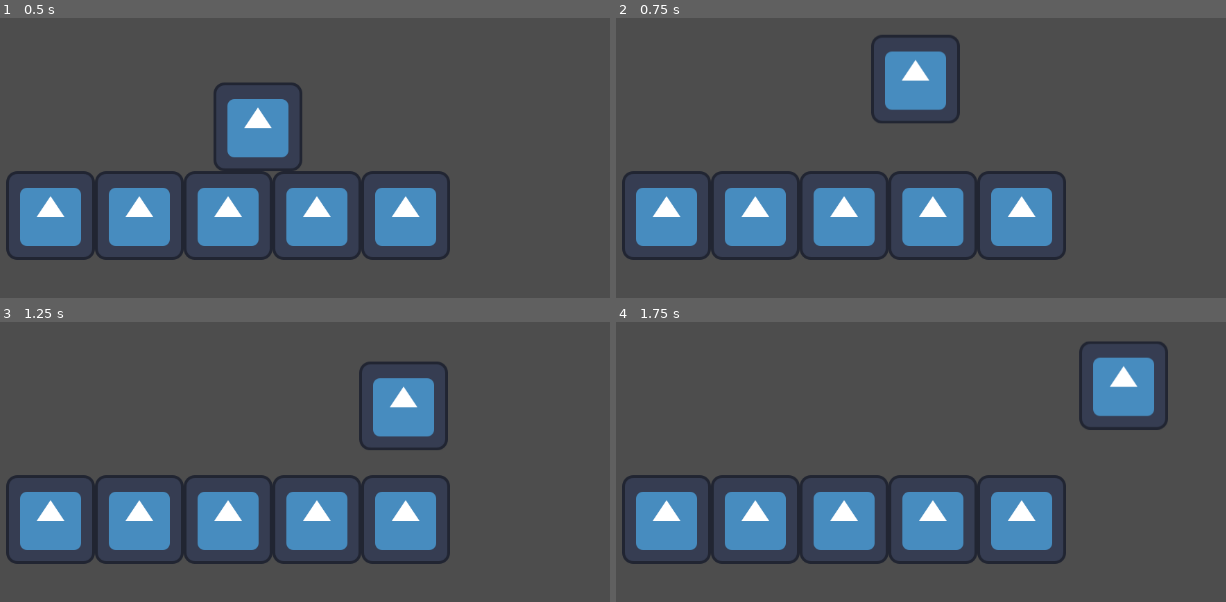
Above: before the commit, frames 1-4 (two rows, left to right).
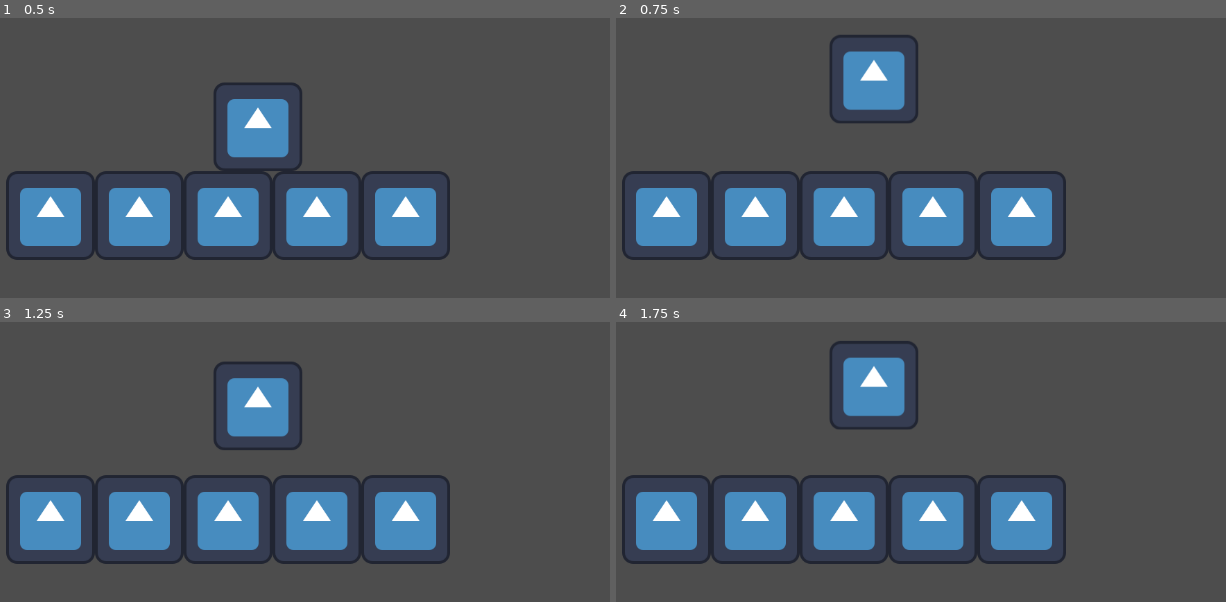
Above: after the commit, the same moments.

Repository: VeeT23/gmtk_2025
Game: Godot game, scene res://node_2d.tscn
The game is run twice, just before and just after one commit, with the same random seed, the same clock (stepped at 60 frames per second) and the same inputs. The engine's default icon, where the game draws it, is replaced by a stand-in: a white triangle on a blue panel in a dark square.
Inputs:
- Up to frame 1 (0.5 s): no input
- Up to frame 2 (0.75 s): tap Enter (ui_accept) at 0.5 s; hold Right (ui_right) from 0.53 s (still down)
- Up to frame 3 (1.25 s): keep holding Right (ui_right); tap Enter (ui_accept) at 0.77 s
- Up to frame 4 (1.75 s): keep holding Right (ui_right); tap Enter (ui_accept) at 1.52 s

Frame 1 is identical in both runs. In frame 2, 3.6% of the frame differs, in the area x 35-57%, y 6-38%; in frame 3, 5.4%; in frame 4, 5.4%, in the area x 35-91%, y 6-39%.

Commit message:
rebound arrow keys to wasd

Diff:
--- a/character_body_2d.gd
+++ b/character_body_2d.gd
@@ -16,7 +16,7 @@
 
 	# Get the input direction and handle the movement/deceleration.
 	# As good practice, you should replace UI actions with custom gameplay actions.
-	var direction := Input.get_axis("ui_left", "ui_right")
+	var direction := Input.get_axis("left", "right")
 	if direction:
 		velocity.x = direction * SPEED
 	else:
--- a/project.godot
+++ b/project.godot
@@ -14,3 +14,26 @@
 run/main_scene="uid://b7jiphcimusao"
 config/features=PackedStringArray("4.4", "Forward Plus")
 config/icon="res://icon.svg"
+
+[input]
+
+up={
+"deadzone": 0.2,
+"events": [Object(InputEventKey,"resource_local_to_scene":false,"resource_name":"","device":-1,"window_id":0,"alt_pressed":false,"shift_pressed":false,"ctrl_pressed":false,"meta_pressed":false,"pressed":false,"keycode":0,"physical_keycode":87,"key_label":0,"unicode":119,"location":0,"echo":false,"script":null)
+]
+}
+down={
+"deadzone": 0.2,
+"events": [Object(InputEventKey,"resource_local_to_scene":false,"resource_name":"","device":-1,"window_id":0,"alt_pressed":false,"shift_pressed":false,"ctrl_pressed":false,"meta_pressed":false,"pressed":false,"keycode":0,"physical_keycode":83,"key_label":0,"unicode":115,"location":0,"echo":false,"script":null)
+]
+}
+left={
+"deadzone": 0.2,
+"events": [Object(InputEventKey,"resource_local_to_scene":false,"resource_name":"","device":-1,"window_id":0,"alt_pressed":false,"shift_pressed":false,"ctrl_pressed":false,"meta_pressed":false,"pressed":false,"keycode":0,"physical_keycode":65,"key_label":0,"unicode":97,"location":0,"echo":false,"script":null)
+]
+}
+right={
+"deadzone": 0.2,
+"events": [Object(InputEventKey,"resource_local_to_scene":false,"resource_name":"","device":-1,"window_id":0,"alt_pressed":false,"shift_pressed":false,"ctrl_pressed":false,"meta_pressed":false,"pressed":false,"keycode":0,"physical_keycode":68,"key_label":0,"unicode":100,"location":0,"echo":false,"script":null)
+]
+}
Not shown: 1 places in node_2d.tscn that only renumber resources
